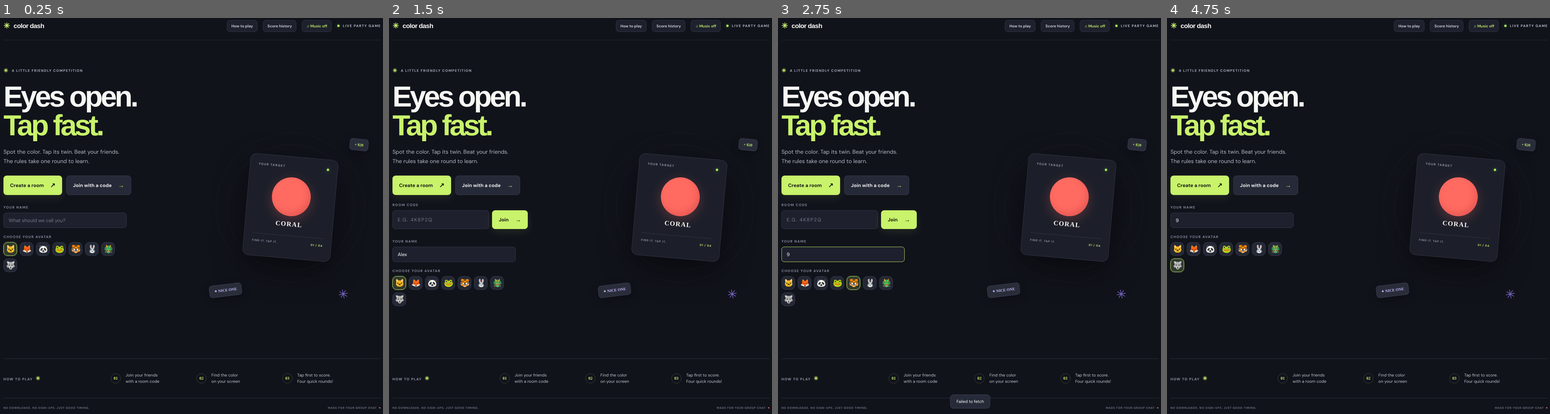
Above: before the commit, frames 1-4 (left to right).
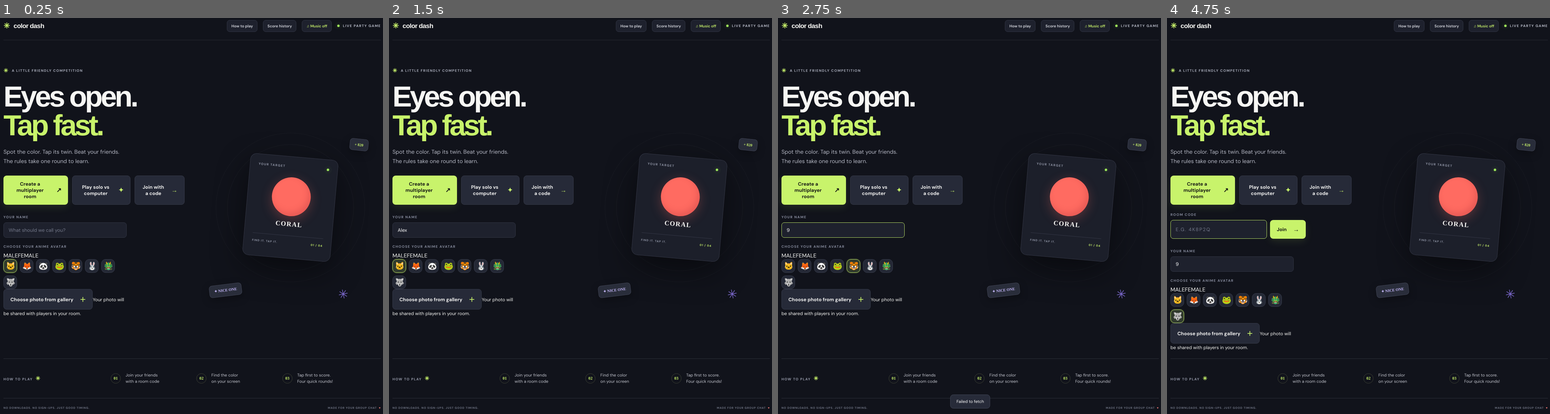
Above: after the commit, the same moments.

Repository: chithranainar/Multiplayer_Game
Game: browser game, page public/index.html
Two runs of this game, one before a commit and one after it. Both use one fixed random seed, a clock stepped at 60 frames per second and the inputs below.
Inputs (mouse positions are in pixels of both pictures, inside the frame that each line leads up to; where the layout moved, square brackets give the same spot in the first picture):
- Up to frame 1 (0.25 s): no input
- Up to frame 2 (1.5 s): click (454, 231) [454, 219] at 0.27 s; type "Alex" at 0.27 s; click (488, 188) at 0.52 s, where only the run after the commit has a clickable "Play solo vs computer ✦"; click (438, 299) at 1.27 s, where only the run after the commit has a clickable "Choose photo from gallery ＋"
- Up to frame 3 (2.75 s): click "🐯" at 1.87 s; click "Create a room ↗" (after the commit: "Create a multiplayer room ↗") at 2.02 s; click (843, 231) [843, 255] at 2.47 s; type "9" at 2.47 s; tap Enter at 2.5 s
- Up to frame 4 (4.75 s): click "🐰" at 3.07 s; click "🐲" at 3.67 s; click "🐺" at 4.27 s; click "Join with a code →" at 4.52 s

The runs differ from the first frame. In frame 1, 5.3% of the frame differs, in the area x 0-49%, y 39-76%; in frame 2, 5.4%; in frame 3, 5.4%; in frame 4, 5.9%, in the area x 0-49%, y 39-84%.

Commit message:
Add solo play and custom avatar support

Diff:
--- a/public/index.html
+++ b/public/index.html
@@ -13,30 +13,31 @@
   <link rel="stylesheet" href="/share.css" />
   <link rel="stylesheet" href="/ui-extras.css" />
   <link rel="stylesheet" href="/menu-history.css" />
+  <link rel="stylesheet" href="/avatar-studio.css" />
 </head>
 <body>
   <main class="shell">
     <header class="topbar"><a class="brand" href="/"><span class="brand-mark">✳</span> color dash</a><nav class="top-to …(312 unchanged characters)…
     <section id="home" class="screen home-screen">
       <div class="hero-copy"><div class="eyebrow"><span class="sparkle">✳</span> A LITTLE FRIENDLY COMPETITION</div><h1>Eyes open.<br/><em>Tap fast.</em></h1><p class="intro">Spot the color. Tap its twin. Beat your friends.<br/>The rules take one round to learn.</p>
-        <div class="actions"><button class="btn btn-primary" id="createBtn">Create a room <span>↗</span></button><button class="btn btn-s …(72 unchanged characters)…
+        <div class="actions"><button class="btn btn-primary" id="createBtn">Create a multiplayer room <span>↗</span></button><button class="btn btn-secondary" id="soloBtn">Play solo vs computer <span>✦</span></button><button class="btn btn-s …(72 unchanged characters)…
         <form id="joinForm" class="join-form hidden"><label for="roomCode">ROOM CODE</label><div class="join-row"><input id="roomCode" maxlength="6" placeholder="e.g. 4K8P2Q" autocomplete="off"/><button class="btn btn-primary" type="submit">Join <span>→</span></button></div></form>
         <div class="name-field"><label for="playerName">YOUR NAME</label><input id="playerName" maxlength="16" placeholder="What should we call you?" autocomplete="nickname"/></div>
-        <div class="avatar-field"><label>CHOOSE YOUR AVATAR</label><div id="avatarOptions" class="avatar-options" role="group" aria-label="Choose an anime-style avatar"></div></div>
+        <div class="avatar-field"><label>CHOOSE YOUR ANIME AVATAR</label><div class="avatar-gender-labels"><span>MALE</span><span>FEMALE</span></div><div id="avatarOptions" class="avatar-options" role="group" aria-label="Choose a male or female anime-style avatar"></div><div class="gallery-upload"><button type="button" class="btn btn-secondary gallery-button" id="uploadAvatarBtn">Choose photo from gallery <span>＋</span></button><input id="avatarFile" type="file" accept="image/*" hidden/><small>Your photo will be shared with players in your room.</small></div></div>
       </div>
       <div class="hero-art" aria-hidden="true"><div class="art-orbit orbit-one"></div><div class="art-orbit orbit-two"> …(420 unchanged characters)…
       <div class="how-strip"><div class="how-title">HOW TO PLAY <span>✳</span></div><div class="how-item"><b>01</b><spa …(234 unchanged characters)…
       <footer class="site-foot"><span>NO DOWNLOADS. NO SIGN-UPS. JUST GOOD TIMING.</span><span>MADE FOR YOUR GROUP CHAT <span class="foot-heart">♥</span></span></footer>
     </section>
     <section id="game" class="screen game-screen hidden">
-      <div class="game-head"><button class="back-btn" id="leaveBtn">← <span>Leave game</span></button><div class="room-pill"><span>ROOM</span><b id="gameCode">------</b>< …(157 unchanged characters)…
+      <div class="game-head"><button class="back-btn" id="leaveBtn">← <span>Leave game</span></button><div class="room-pill"><span id="roomType">ROOM</span><b id="gameCode">------</b>< …(157 unchanged characters)…
       <div id="lobbyView" class="panel game-panel"><div class="panel-head"><div><div class="eyebrow">THE GATHERING SPOT …(1017 unchanged characters)…
       <div id="roundView" class="panel game-panel round-panel hidden"><div class="round-status"><span id="roundLabel">R …(481 unchanged characters)…
       <div id="betweenView" class="panel game-panel between-panel hidden"><div class="eyebrow">ROUND COMPLETE</div><h2  …(559 unchanged characters)…
       <div id="finishedView" class="panel game-panel between-panel hidden"><div class="eyebrow">THAT’S A WRAP · MATCH < …(455 unchanged characters)…
     </section>
     <dialog id="shareDialog" class="share-dialog"><button class="share-close" id="closeShare" aria-label="Close">×</but …(768 unchanged characters)…
-    <dialog id="howToDialog" class="info-dialog"><button cla …(453 unchanged characters)… /span></div></div><p class="share-note">Up to 12 players can join with the room link or six-character room code. No account needed.</p></dialog>
+    <dialog id="howToDialog" class="info-dialog"><button cla …(453 unchanged characters)… /span></div></div><p class="share-note">Play solo against the computer, or create a room for up to 12 people. Friends join with a room link or code. No account needed.</p></dialog>
     <dialog id="historyDialog" class="info-dialog history-dialog"><button class="share-close" data-close="historyDialog …(251 unchanged characters)…
     <div id="toast" class="toast" role="status"></div>
   </main>
